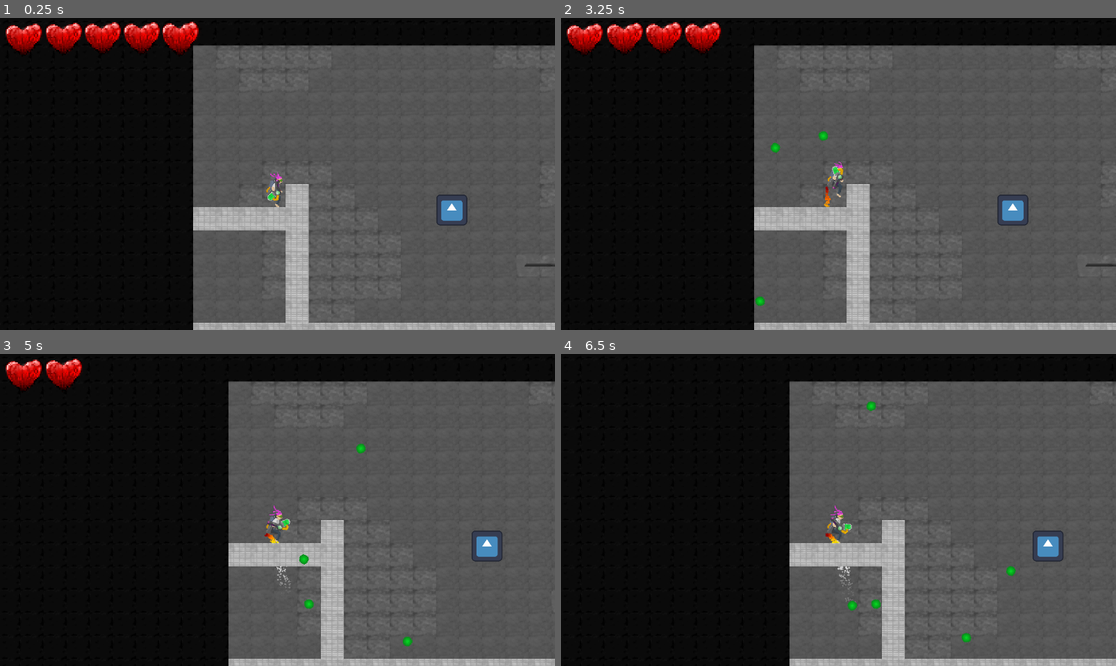
Above: before the commit, frames 1-4 (two rows, left to right).
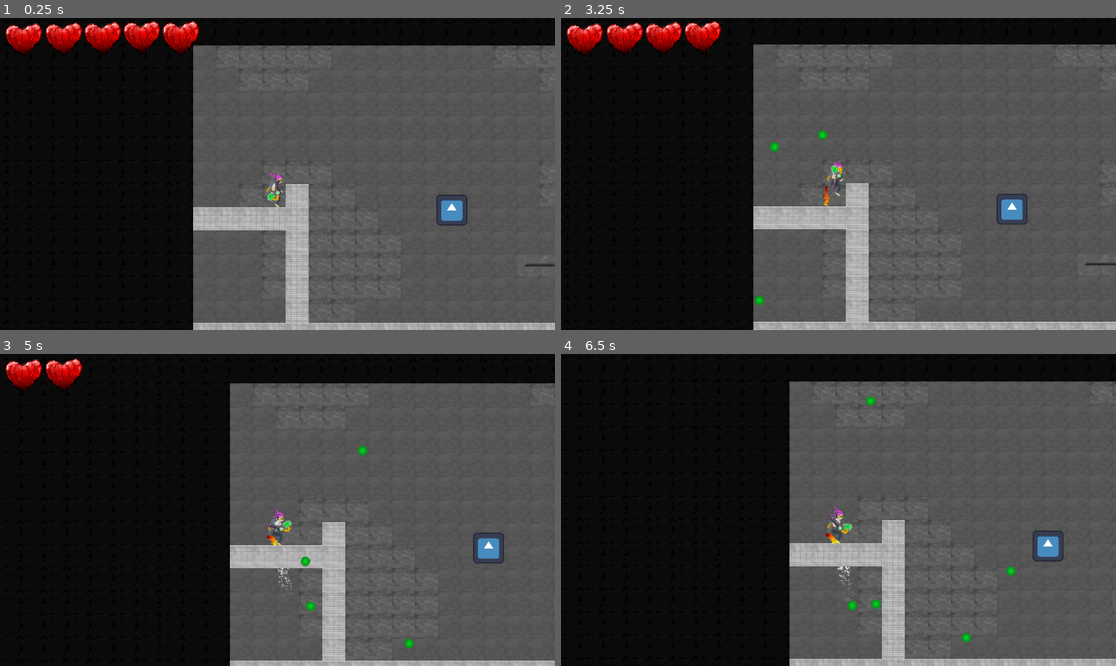
Above: after the commit, the same moments.

Repository: Sn0wy8/Haven
Game: Godot game, scene res://Scenes/main.tscn
Same seed, same stepped clock (60 frames per second), same inputs: the game is played once before the commit and once after it. The engine's default icon, where the game draws it, is replaced by a stand-in: a white triangle on a blue panel in a dark square.
Inputs (mouse positions are in pixels of both pictures, inside the frame that each line leads up to):
- Up to frame 1 (0.25 s): no input
- Up to frame 2 (3.25 s): move the mouse to (960, 158) at 0.52 s; hold D (RIGHT) 0.53-2.03 s; click (960, 158) at 0.6 s; tap W (UP) at 0.77, 1.52, 3.02 s; move the mouse to (727, 189) at 1.27 s; click (727, 189) at 1.35 s; move the mouse to (894, 105) at 2.02 s; hold A (LEFT) 2.03-2.78 s; click (894, 105) at 2.1 s; move the mouse to (810, 236) at 2.77 s; hold D (RIGHT) from 2.78 s (still down); click (810, 236) at 2.85 s
- Up to frame 3 (5 s): move the mouse to (444, 556) at 3.52 s; click (444, 556) at 3.6 s; tap W (UP) at 3.77, 4.52 s; move the mouse to (111, 463) at 4.27 s; release D (RIGHT) at 4.28 s; hold A (LEFT) from 4.28 s (still down); click (111, 463) at 4.35 s
- Up to frame 4 (6.5 s): move the mouse to (866, 510) at 5.02 s; release A (LEFT) at 5.03 s; hold D (RIGHT) 5.03-5.78 s; click (866, 510) at 5.1 s; move the mouse to (755, 432) at 5.77 s; hold A (LEFT) from 5.78 s (still down); click (755, 432) at 5.85 s; tap W (UP) at 6.02 s

The runs differ from the first frame. In frame 1, 0.4% of the frame differs, in the area x 22-36%, y 1-12%; in frame 2, 2.0%; in frame 3, 2.4%, in the area x 41-100%, y 8-100%; in frame 4, less than 0.1%.

Commit message:
CAMERA SHAKE AND HEART ALIGNMENT

Diff:
--- a/haven/Scenes/camera_2d.gd
+++ b/haven/Scenes/camera_2d.gd
@@ -1,11 +1,36 @@
 extends Camera2D
+#legit just plagerised this lmao
+@export var decay : float = 0.8 # Time it takes to reach 0% of trauma
+@export var max_offset : Vector2 = Vector2(100, 75) # Max hor/ver shake in pixels
+@export var max_roll : float = 0.1 # Maximum rotation in radians (use sparingly)
+@export var follow_node : Node2D # Node to follow (assign this to your player)
 
 
-# Called when the node enters the scene tree for the first time.
+var trauma : float = 0.0 # Current shake strength
+var trauma_power : int = 2 # Trauma exponent. Increase for more extreme shaking
+
 func _ready() -> void:
-	pass # Replace with function body.
+	Signals.connect("ShakeCamera",Callable(self, "ShakeCamera") )
+	randomize()
 
+func _process(delta : float) -> void:
+	if follow_node: # If the follow node exists
+		global_position = follow_node.global_position # Set the camera's position to the follow node's position
+	if trauma: # If the camera is currently shaking
+		trauma = max(trauma - decay * delta, 0) # Decay the shake strength
+		shake() # Shake the camera
 
-# Called every frame. 'delta' is the elapsed time since the previous frame.
-func _process(delta: float) -> void:
-	pass
+## The function to use for adding trauma (screen shake)
+func add_trauma(amount : float) -> void:
+	trauma = min(trauma + amount, 1.0) # Add the amount of trauma (capped at 1.0)
+
+## This function is used to actually apply the shake to the camera
+func shake() -> void:
+	#? Set the camera's rotation and offset based on the shake strength
+	var amount = pow(trauma, trauma_power)
+	rotation = max_roll * amount * randf_range(-1, 1)
+	offset.x = max_offset.x * amount * randf_range(-1, 1)
+	offset.y = max_offset.y * amount * randf_range(-1, 1)
+
+func ShakeCamera():
+	add_trauma(0.4)
--- a/haven/Scenes/player.tscn
+++ b/haven/Scenes/player.tscn
@@ -200,10 +200,10 @@
 shape = SubResource("CapsuleShape2D_tx1dd")
 
 [node name="Camera2D" type="Camera2D" parent="." unique_id=809465771]
-offset = Vector2(0, 150)
+position = Vector2(0, 150)
 zoom = Vector2(0.5, 0.5)
-limit_top = 0
-limit_bottom = 0
+limit_top = 150
+limit_bottom = 150
 script = ExtResource("6_f1ek2")
 
 [node name="GunPivot" type="Marker2D" parent="." unique_id=452083442]
@@ -256,7 +256,7 @@
 layout_mode = 2
 
 [node name="heart" type="Sprite2D" parent="health_bar/HBoxContainer/heart4" unique_id=813835329]
-position = Vector2(-172, 41)
+position = Vector2(-172, 39)
 scale = Vector2(2.8, 2.65)
 texture = ExtResource("9_f1ek2")
 
@@ -265,7 +265,7 @@
 layout_mode = 2
 
 [node name="heart" type="Sprite2D" parent="health_bar/HBoxContainer/heart5" unique_id=1755836210]
-position = Vector2(-246.99997, 42)
+position = Vector2(-245.99997, 41)
 scale = Vector2(2.8, 2.8)
 texture = ExtResource("9_f1ek2")
 
--- /dev/null
+++ b/haven/Scripts/Signals.gd
@@ -0,0 +1,3 @@
+extends Node
+
+signal ShakeCamera
--- a/haven/Scripts/bullet.gd
+++ b/haven/Scripts/bullet.gd
@@ -18,6 +18,7 @@
 func expand_circle(amount: float) -> void:
 	var collision_shape = $Colliding/BreakCollide/BreakShape
 	var circle_shape = collision_shape.shape as CircleShape2D
+	Signals.emit_signal("ShakeCamera")
 	if circle_shape:
 		circle_shape.radius += amount
 		print("gunn")
--- a/haven/project.godot
+++ b/haven/project.godot
@@ -12,9 +12,13 @@
 
 config/name="haven"
 run/main_scene="uid://due2n4hr7i02"
-config/features=PackedStringArray("4.6", "Forward Plus")
+config/features=PackedStringArray("4.7", "Forward Plus")
 config/icon="res://icon.svg"
 <<<<<<<HEADconfig/features=PackedStringArray("4.7", "Forward Plus")
+
+[autoload]
+
+Signals="*uid://bfoc46uddjrft"
 
 [input]
 
Not shown, added: haven/Scripts/Signals.gd.uid
Not shown, added: haven/Scenes/player.tscn767138742.tmp
Not shown, added: haven/Scenes/player.tscn775975475.tmp
Not shown, added: haven/Scenes/player.tscn795477769.tmp
Not shown, added: haven/Scenes/player.tscn814738757.tmp
Not shown, added: haven/Scenes/player.tscn856545810.tmp
Not shown, added: haven/Scenes/player.tscn911576931.tmp
